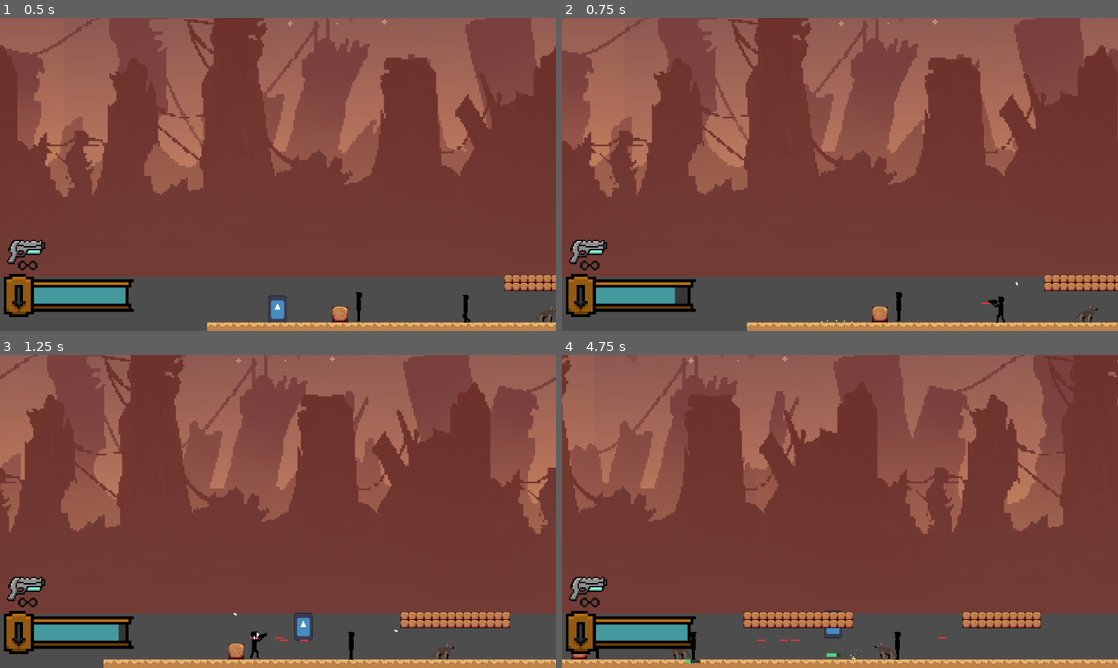
Above: before the commit, frames 1-4 (two rows, left to right).
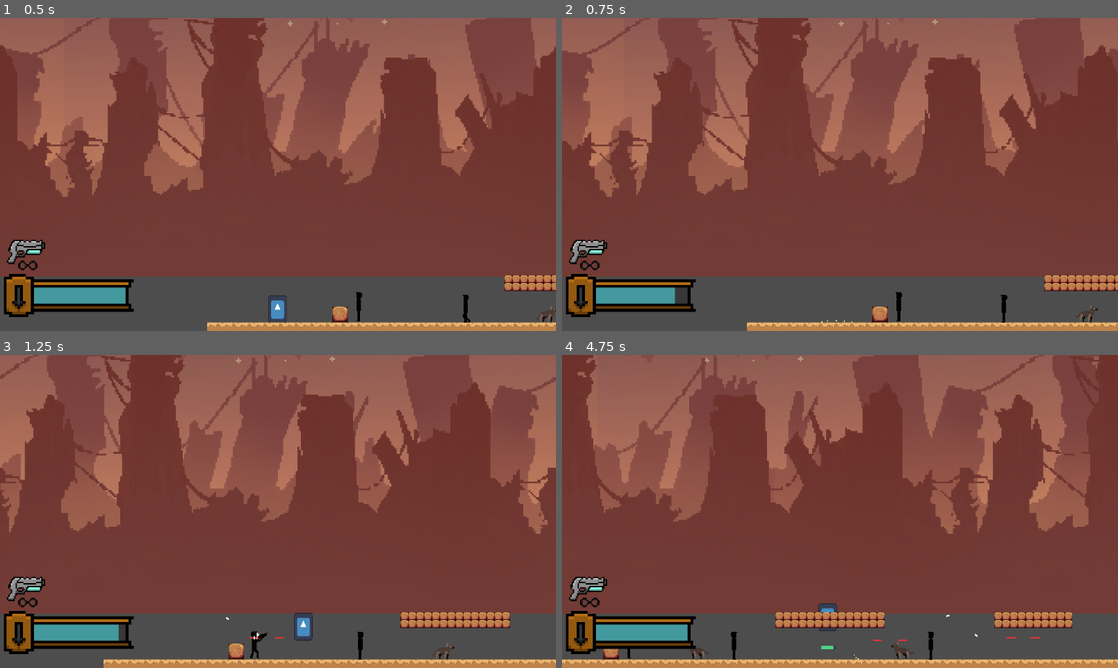
Above: after the commit, the same moments.

Repository: dzfrias/gladiator
Game: Godot game, scene res://scenes/level_playtest.tscn
Two runs of this game, one before a commit and one after it. Both use one fixed random seed, a clock stepped at 60 frames per second and the inputs below. This scene is started directly instead of the project's main scene. The engine's default icon, where the game draws it, is replaced by a stand-in: a white triangle on a blue panel in a dark square. Sound files missing from this copy of the repository are replaced by a short silence.
Inputs (mouse positions are in pixels of both pictures, inside the frame that each line leads up to):
- Up to frame 1 (0.5 s): no input
- Up to frame 2 (0.75 s): move the mouse to (962, 158) at 0.52 s; hold D (right) from 0.53 s (still down); hold S (burrow) from 0.53 s (still down)
- Up to frame 3 (1.25 s): keep holding D (right); keep holding S (burrow); tap Space (jump) at 0.77, 1.07 s
- Up to frame 4 (4.75 s): move the mouse to (728, 527) at 1.27 s; release S (burrow) at 1.28 s; tap Shift (fallthrough) at 1.35 s; tap Space (jump) at 1.52, 1.82, 3.02, 3.32, 3.77, 4.07, 4.52 s; move the mouse to (895, 442) at 2.02 s; release D (right) at 2.03 s; press the mouse at (895, 442) at 2.03 s; hold A (left) 2.03-2.78 s; move the mouse to (812, 574) at 2.77 s; release the mouse at (812, 574) at 2.78 s; hold D (right) 2.78-4.28 s; right-click (812, 574) at 2.85 s; move the mouse to (1006, 558) at 3.52 s; hold I (interact) 3.53-4.28 s; move the mouse to (673, 464) at 4.27 s; hold A (left) from 4.28 s (still down); tap Q (toggle_alt) at 4.35 s

Frame 1 is identical in both runs. In frame 2, 0.1% of the frame differs, in the area x 75-82%, y 84-98%; in frame 3, 0.2%; in frame 4, 22%, in the area x 0-100%, y 0-99%.

Commit message:
Make shooter windup attaack

Diff:
--- a/scripts/enemies/shooter.gd
+++ b/scripts/enemies/shooter.gd
@@ -1,8 +1,12 @@
 class_name Shooter extends FollowEnemy
 
 @export var y_attack_cutoff := 50
+@export var attack_windup_time := 0.75
 
 func _attack() -> void:
+	_state = State.TIRED
+	on_state_changed.emit(_state)
+	await get_tree().create_timer(attack_windup_time).timeout
 	_state = State.ATTACKING
 	on_state_changed.emit(_state)
 	while $Weapon.ammo > 0:
--- a/scripts/mission/mission_manager.gd
+++ b/scripts/mission/mission_manager.gd
@@ -12,8 +12,8 @@
 	_goto_home.call_deferred()
 
 func _goto_home() -> void:
+	PersistentData.buckles += mission.buckles
 	HubManager.go_to_hub()
-	PersistentData.buckles += mission.buckles
 
 func _goto_mission() -> void:
 	var items = []
